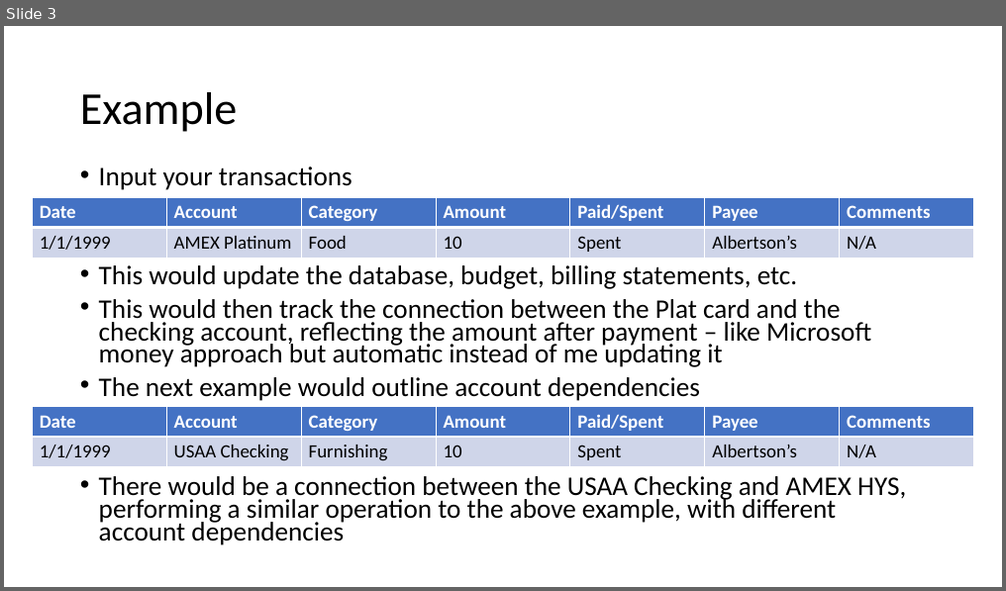
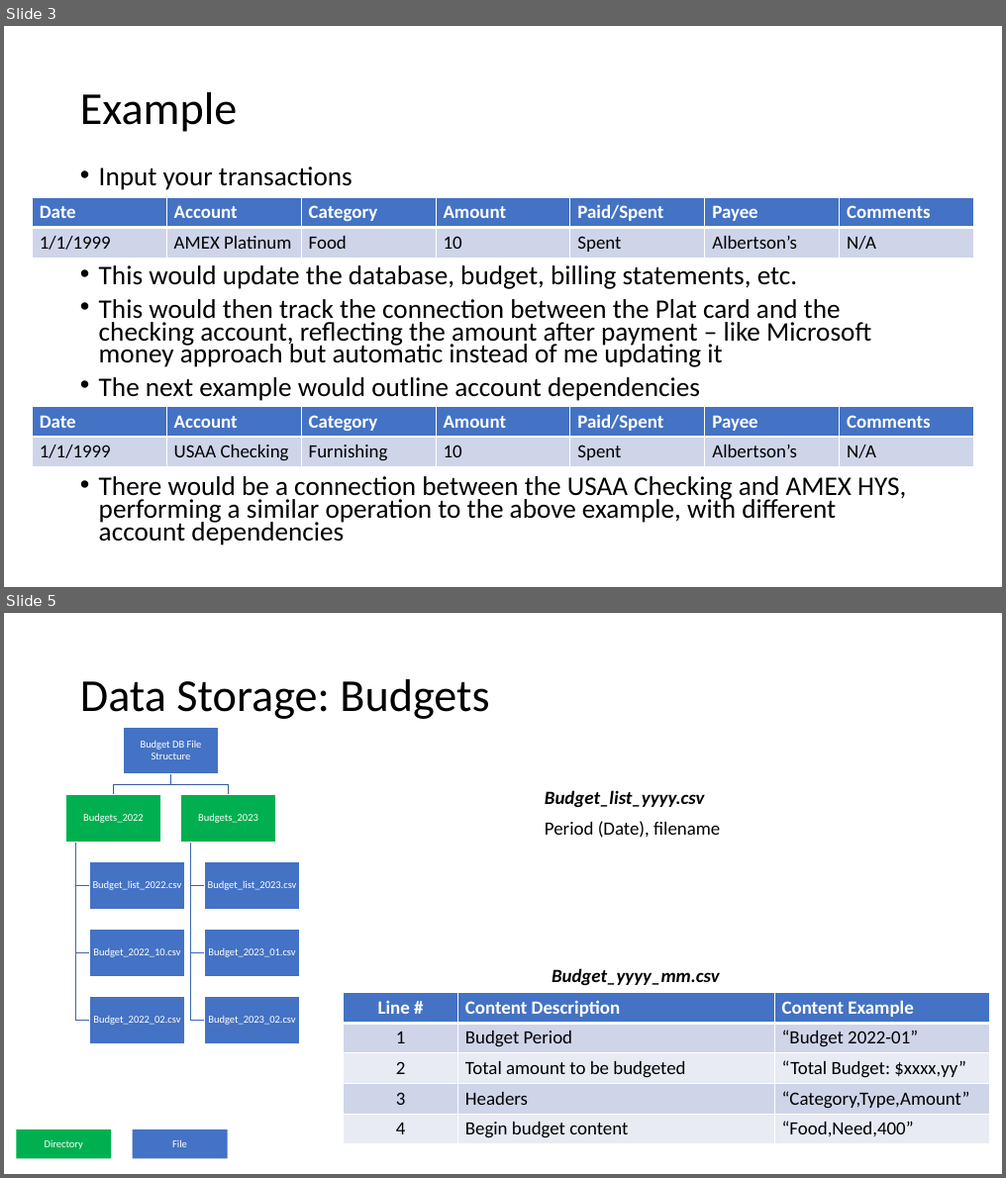
Before and after one commit to andrewrodavis/Finance_Program, a slide deck: Outline.pptx. Shown one above the other, each under a label of ours: slide 3 before the commit, slides 3 and 5 after it; the slides between them are not shown. The pictures are 1006x591 and 1006x1178 pixels, drawn with LibreOffice and Linux fonts; fonts in the diff are those of the drawing. Boxes give left, top, right and bottom in pixels: in the first picture for what was removed or moved away, otherwise in the second. Text is boxed around its words. In the diff, an @@ line names an element or a change of style, - is before the commit and + after.

Commit message:
adding planning for database structuring - budget completed, accounts worked

```diff
--- a/Outline.pptx
+++ b/Outline.pptx
@@ slide 5 added at (4,613,1002,1174), background #FFFFFF @@
@@ title added at (80,679,489,719), 44 pt, text #000000 @@
+Data Storage: Budgets
@@ text added at (545,790,720,838), 18 pt, text #000000 @@
+Budget_list_yyyy.csv
+Period (Date), filename
@@ text added at (551,968,720,985), 18 pt, text #000000, bold, italic @@
+Budget_yyyy_mm.csv
@@ table added at (344,992,991,1145), 5 rows, 3 columns @@
+Line # | Content Description | Content Example
+1 | Budget Period | “Budget 2022-01”
+2 | Total amount to be budgeted | “Total Budget: $xxxx,yy”
+3 | Headers | “Category,Type,Amount”
+4 | Begin budget content | “Food,Need,400”
@@ group added at (66,727,300,1045): 9 rectangles, 9 texts, 8 freeform shapes @@
+Budget DB File Structure
+Budgets_2022
+Budget_list_2022.csv
+Budget_2022_10.csv
+Budget_2022_02.csv
+Budgets_2023
+Budget_list_2023.csv
+Budget_2023_01.csv
+Budget_2023_02.csv
@@ rectangle added at (16,1131,111,1159), fill #4472C4, outline #FFFFFF 1 pt @@
@@ rectangle added at (16,1131,111,1159), fill #00B050, 10 pt, text #FFFFFF @@
+Directory
@@ rectangle added at (132,1131,227,1159), fill #4472C4, outline #FFFFFF 1 pt @@
@@ rectangle added at (132,1131,227,1159), fill #4472C4, 10 pt, text #FFFFFF @@
+File
```
Also in this commit, not shown: 2 slides changed, 4 other slides added, 11 other files.
